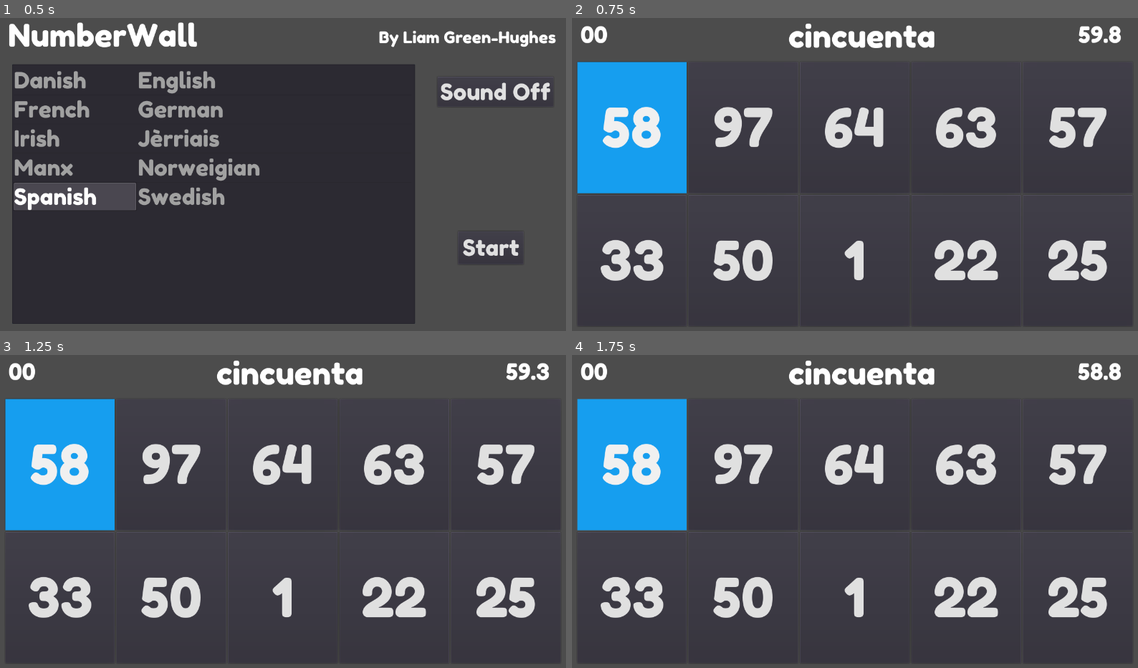
Above: before the commit, frames 1-4 (two rows, left to right).
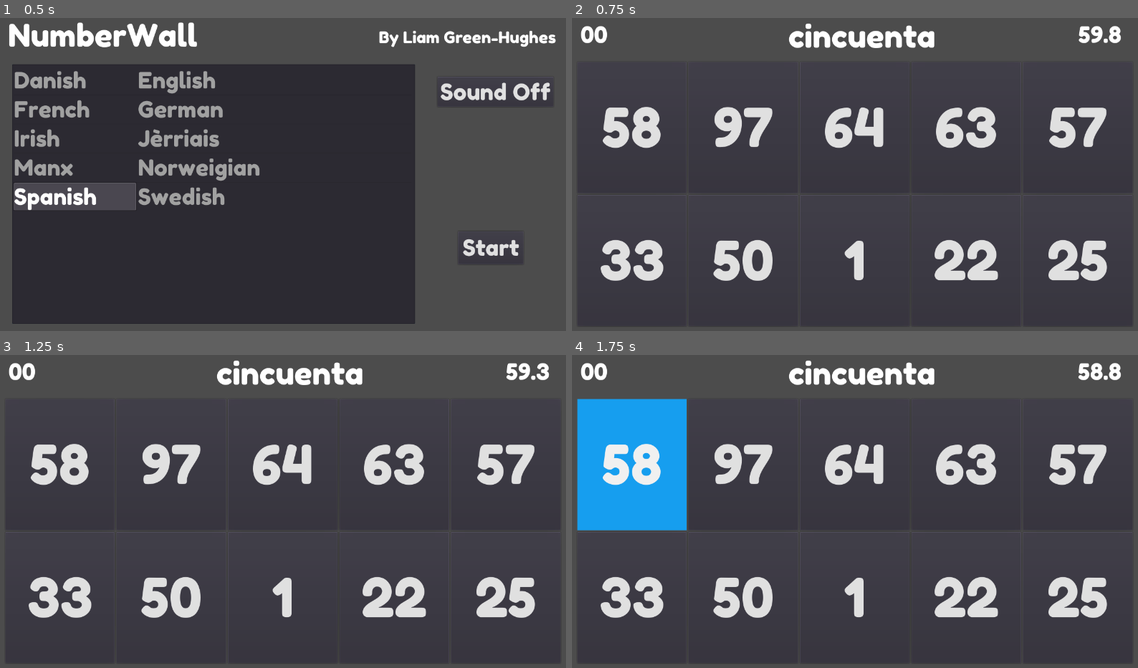
Above: after the commit, the same moments.

Repository: liamgh/NumberWall
Game: Godot game, scene res://Start.tscn
The game is run twice, just before and just after one commit, with the same random seed, the same clock (stepped at 60 frames per second) and the same inputs.
Inputs:
- Up to frame 1 (0.5 s): no input
- Up to frame 2 (0.75 s): click "Start" at 0.5 s
- Up to frame 3 (1.25 s): no input
- Up to frame 4 (1.75 s): click "58" at 1.25 s

Frame 1 is identical in both runs. In frame 2, 7.3% of the frame differs, in the area x 0-21%, y 13-57%; in frame 3, 7.3%; in frame 4, nothing differs.

Commit message:
Only use keyboard nav if actually using the kb

Diff:
--- a/Game.gd
+++ b/Game.gd
@@ -46,14 +46,23 @@
 const wrongStyle = preload("res://wrong.tres")
 var translations : Resource
 
+var kbNavEnabled : bool = false
+
 # Called when the node enters the scene tree for the first time.
 func _ready():
 	randomize()
-	optBtns[0].grab_focus()
+
 	translations = load("res://Words/data-%s.tres" % PlayerVariables.get_language())
 	PlayerVariables.score = 0
 	NewQuestion()
 	timer.start()
+
+func _input(event):
+	if event is InputEventKey and event.pressed:
+		if event.scancode != KEY_ENTER:
+			if !kbNavEnabled:
+				kbNavEnabled = true;
+				optBtns[0].grab_focus()
 
 func NewQuestion():
 	answers = []
--- a/Start.tscn
+++ b/Start.tscn
@@ -45,6 +45,7 @@
 size_flags_horizontal = 3
 size_flags_vertical = 3
 theme = ExtResource( 1 )
+custom_styles/selected = ExtResource( 2 )
 max_columns = 2
 same_column_width = true
 
